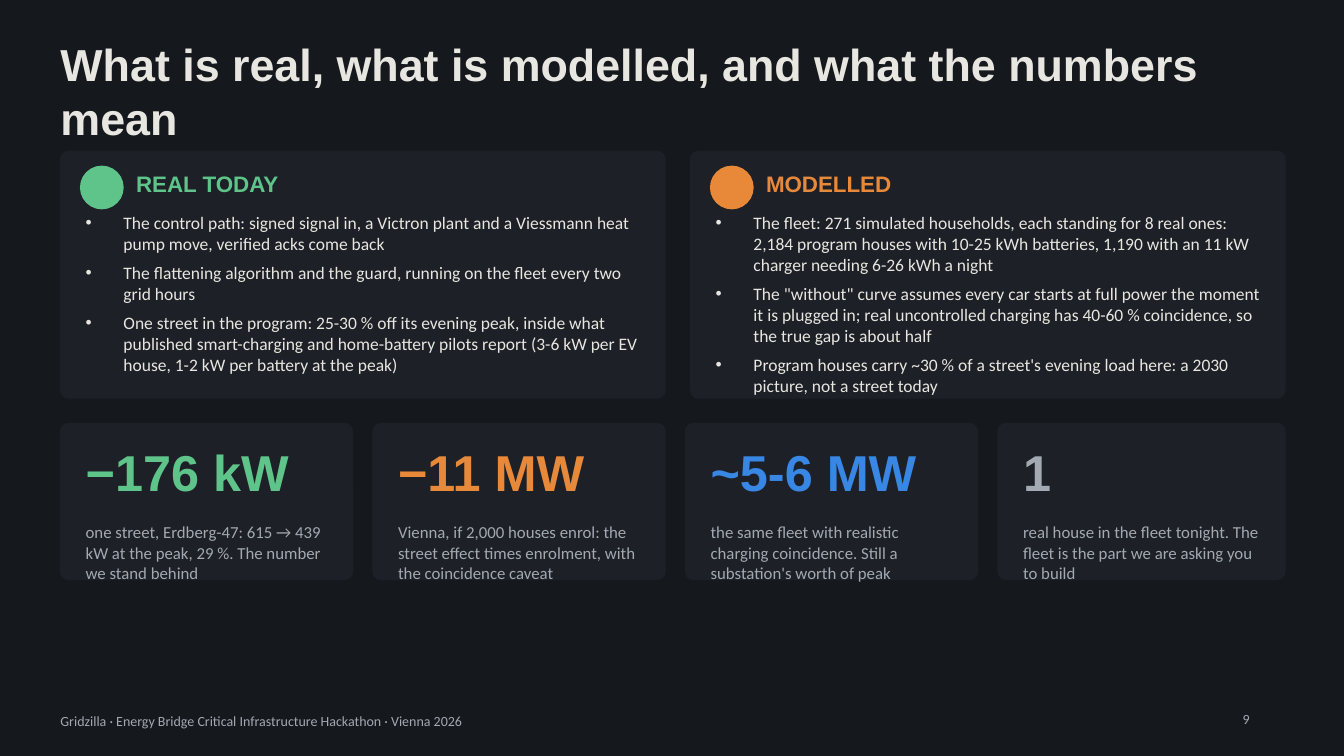
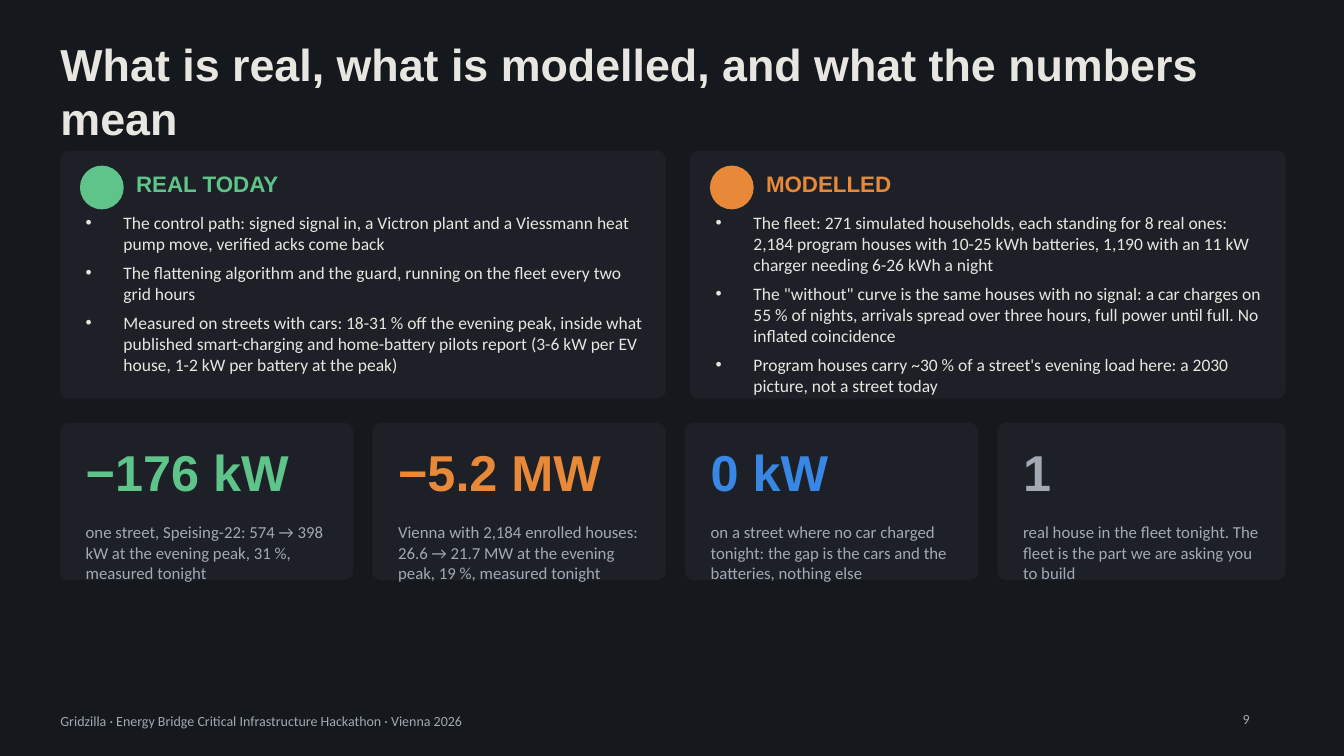
Before and after one commit to mathewstars/Gridzilla, a slide deck: slide 9 of docs/Gridzilla-pitch.pptx. Drawn at 1344x756 pixels with LibreOffice and Linux fonts; fonts in the diff are those of the drawing. Boxes give left, top, right and bottom in pixels: in the first picture for what was removed or moved away, otherwise in the second. Text is boxed around its words. In the diff, an @@ line names an element or a change of style, - is before the commit and + after.

```diff
--- a/docs/Gridzilla-pitch.pptx
+++ b/docs/Gridzilla-pitch.pptx
@@ text at <box>753,288,1260,342</box>: text changed @@
-• The "without" curve assumes every car starts at full power the moment it is plugged in; real uncontrolled charging has 40-60 % coincidence, so the true gap is about half
+• The "without" curve is the same houses with no signal: a car charges on 55 % of nights, arrivals spread over three hours, full power until full. No inflated coincidence
@@ text at <box>123,317,642,374</box>: text changed @@
-• One street in the program: 25-30 % off its evening peak, inside what published smart-charging and home-battery pilots report (3-6 kW per EV house, 1-2 kW per battery at the peak)
+• Measured on streets with cars: 18-31 % off the evening peak, inside what published smart-charging and home-battery pilots report (3-6 kW per EV house, 1-2 kW per battery at the peak)
@@ text at <box>398,456,601,492</box>: text changed @@
-−11 MW
+−5.2 MW
@@ text at <box>711,454,829,492</box>: text changed @@
-~5-6 MW
+0 kW
@@ text at <box>86,526,324,582</box>: text changed @@
-one street, Erdberg-47: 615 → 439 kW at the peak, 29 %. The number we stand behind
+one street, Speising-22: 574 → 398 kW at the evening peak, 31 %, measured tonight
@@ text at <box>398,526,637,582</box>: text changed @@
-Vienna, if 2,000 houses enrol: the street effect times enrolment, with the coincidence caveat
+Vienna with 2,184 enrolled houses: 26.6 → 21.7 MW at the evening peak, 19 %, measured tonight
@@ text at <box>711,526,947,582</box>: text changed @@
-the same fleet with realistic charging coincidence. Still a substation's worth of peak
+on a street where no car charged tonight: the gap is the cars and the batteries, nothing else
```
Also in this commit, not shown: 1 other slide changed, 1 other file.
